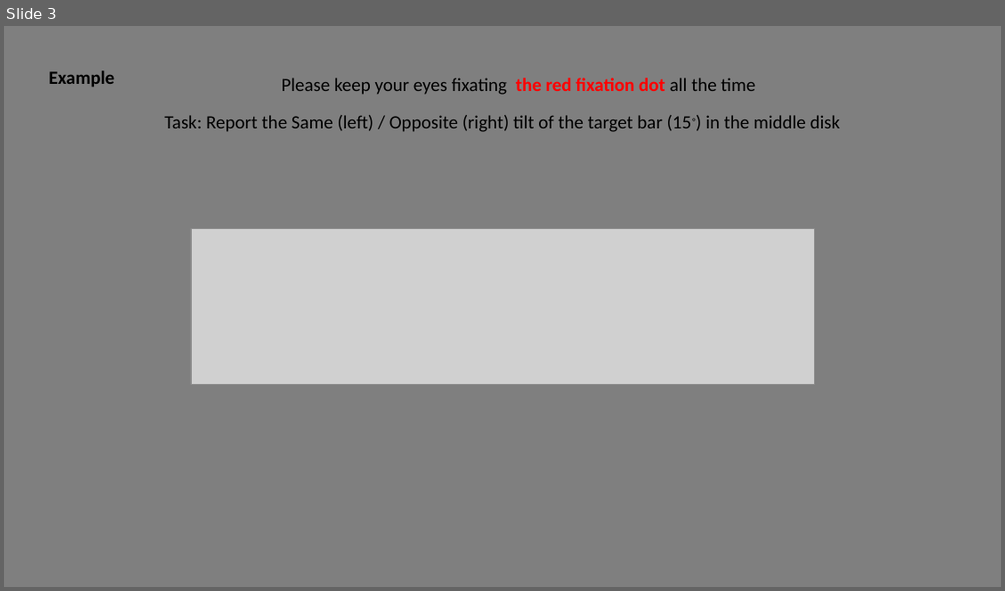
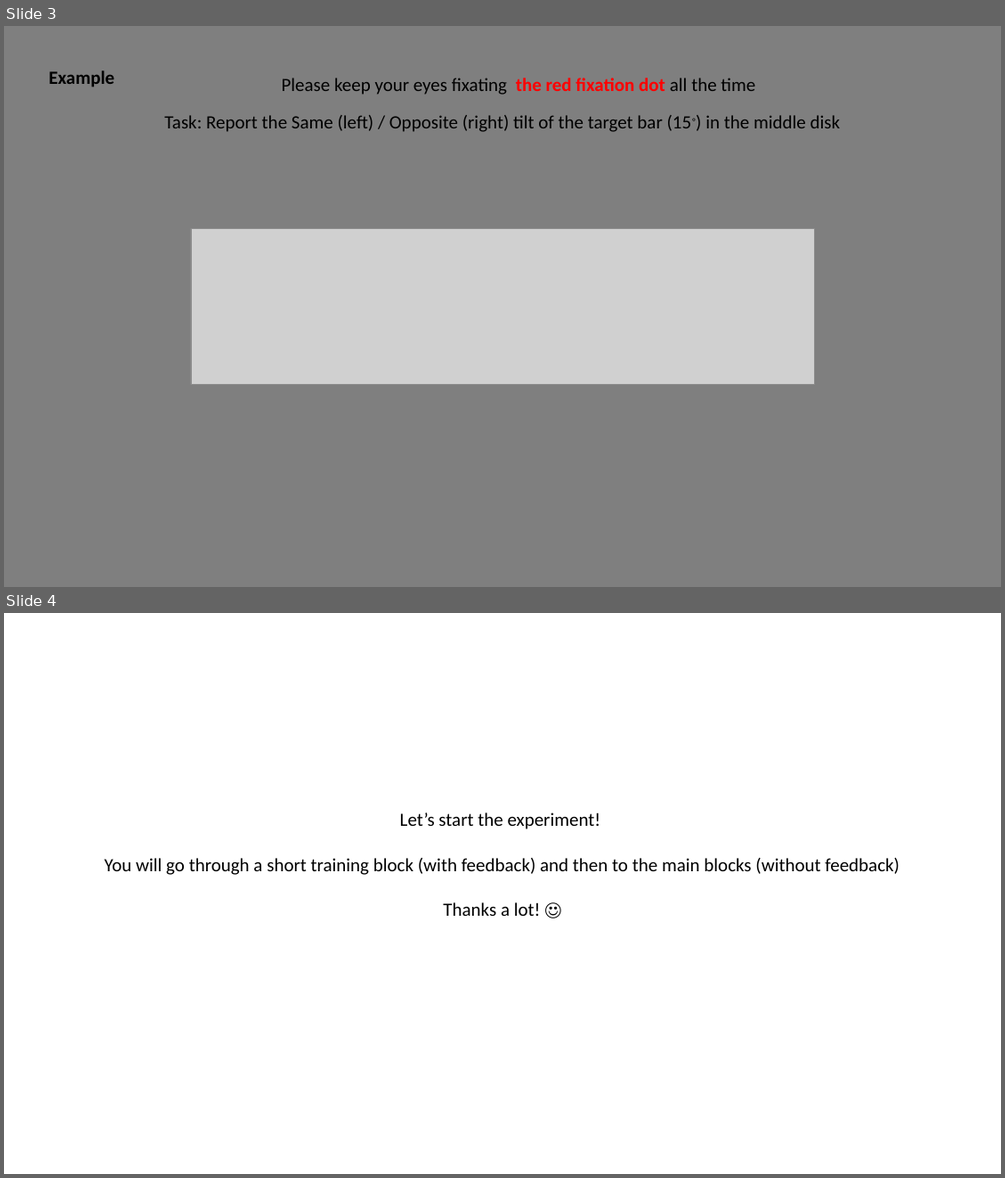
Before and after one commit to Ohyeon5/TPD_priority_map, a slide deck: Instructions/Instruction for observers_3disk_nonret.pptx. Shown one above the other, each under a label of ours: slide 3 before the commit, slides 3 and 4 after it. The pictures are 1005x591 and 1005x1178 pixels, drawn with LibreOffice and Linux fonts; fonts in the diff are those of the drawing; grey boxes stand for pictures. Boxes give left, top, right and bottom in pixels: in the first picture for what was removed or moved away, otherwise in the second. Text is boxed around its words. In the diff, an @@ line names an element or a change of style, - is before the commit and + after.

```diff
--- a/Instructions/Instruction for observers_3disk_nonret.pptx
+++ b/Instructions/Instruction for observers_3disk_nonret.pptx
@@ slide 4 added at box(4, 613, 1001, 1174), background #FFFFFF @@
@@ text added at box(105, 812, 899, 916), 18 pt, text #000000 @@
+Let’s start the experiment!
+You will go through a short training block (with feedback) and then to the main blocks (without feedback)
+Thanks a lot! ☺
```
Also in this commit, not shown: 2 other files.
